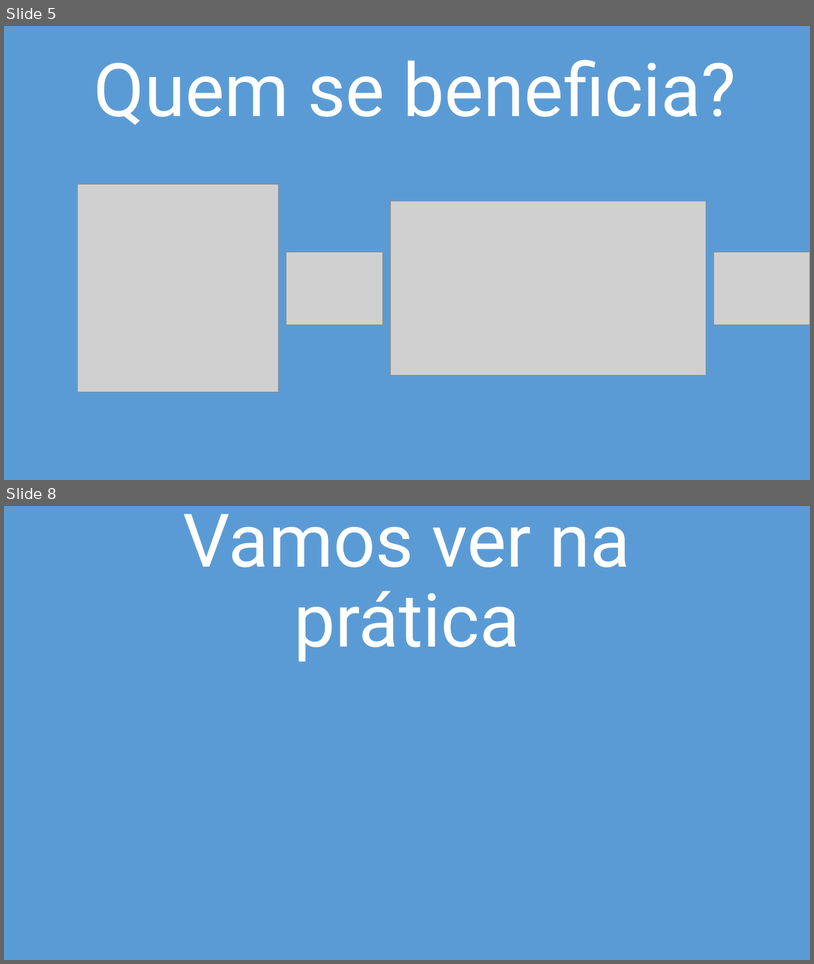
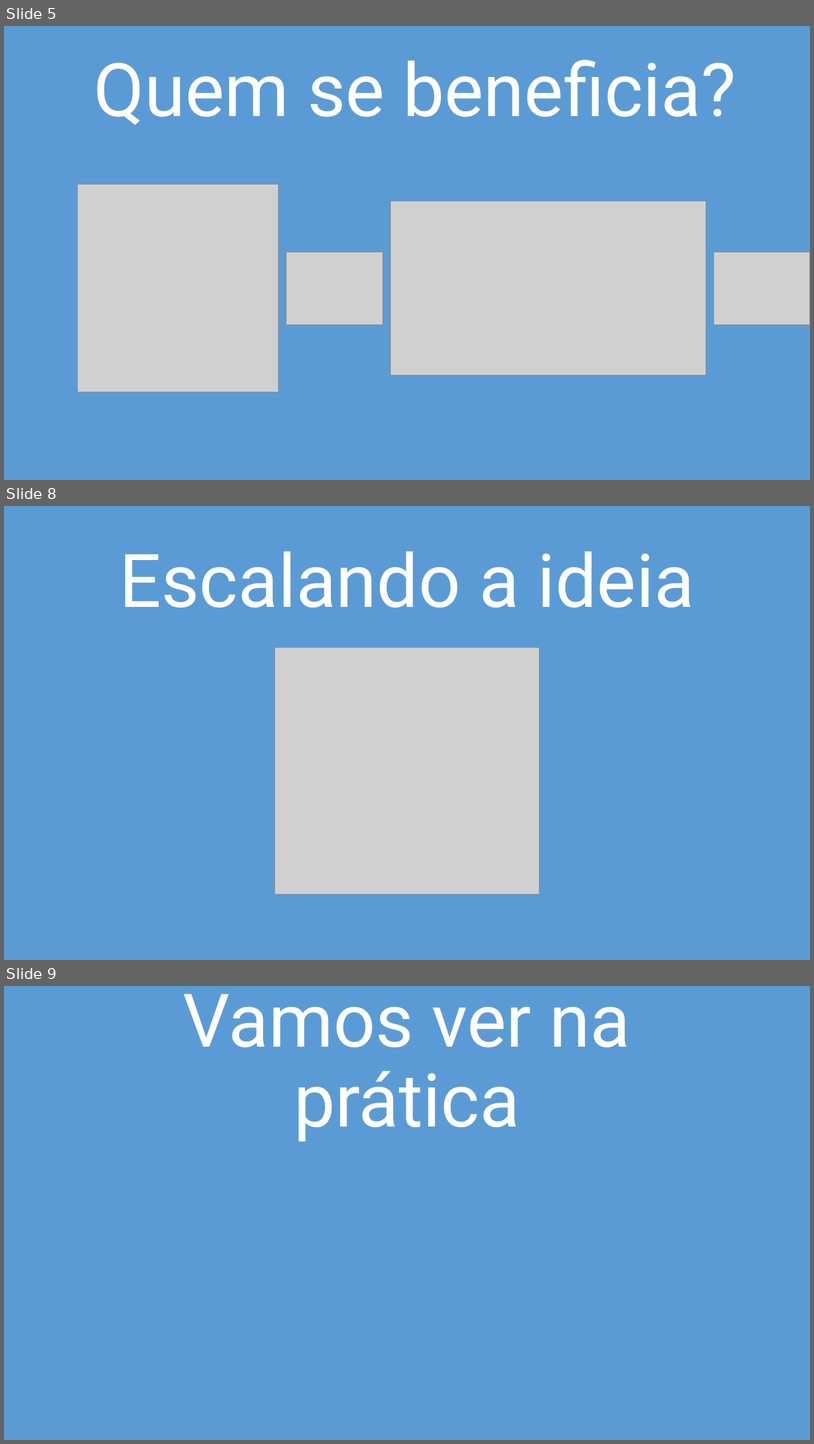
Before and after one commit to asilvaigor/HackTheWorld, a slide deck: ppt/TopBeer.pptx. Shown one above the other, each under a label of ours: slides 5 and 8 before the commit, slides 5, 8 and 9 after it; the slides between them are not shown. The pictures are 814x964 and 814x1444 pixels, drawn with LibreOffice and Linux fonts; fonts in the diff are those of the drawing; grey boxes stand for pictures; background and template pictures are left out. Boxes give left, top, right and bottom in pixels: in the first picture for what was removed or moved away, otherwise in the second. Text is boxed around its words. In the diff, an @@ line names an element or a change of style, - is before the commit and + after.

```diff
--- a/ppt/TopBeer.pptx
+++ b/ppt/TopBeer.pptx
@@ slide 8 added at (x1=4, y1=506, x2=810, y2=960), background #5B9BD5 @@
@@ title added at (x1=119, y1=551, x2=695, y2=607), 88 pt, text #FFFFFF @@
+Escalando a ideia
@@ picture added at (x1=275, y1=647, x2=539, y2=894) @@
@@ what was slide 8 is now slide 9 @@
```
Also in this commit, not shown: 2 slides changed.
